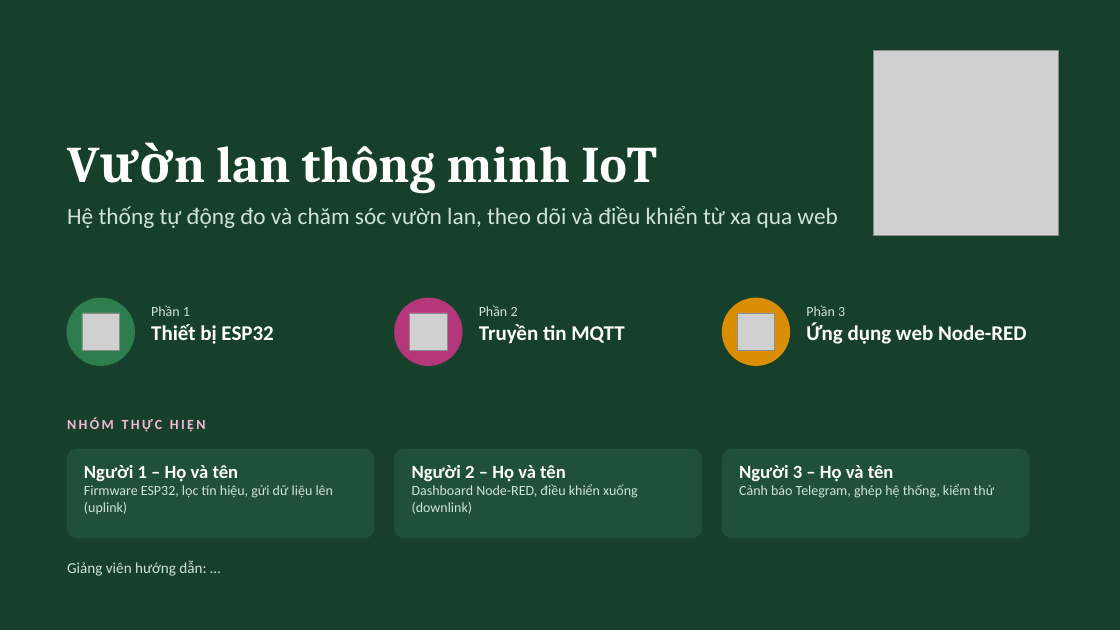
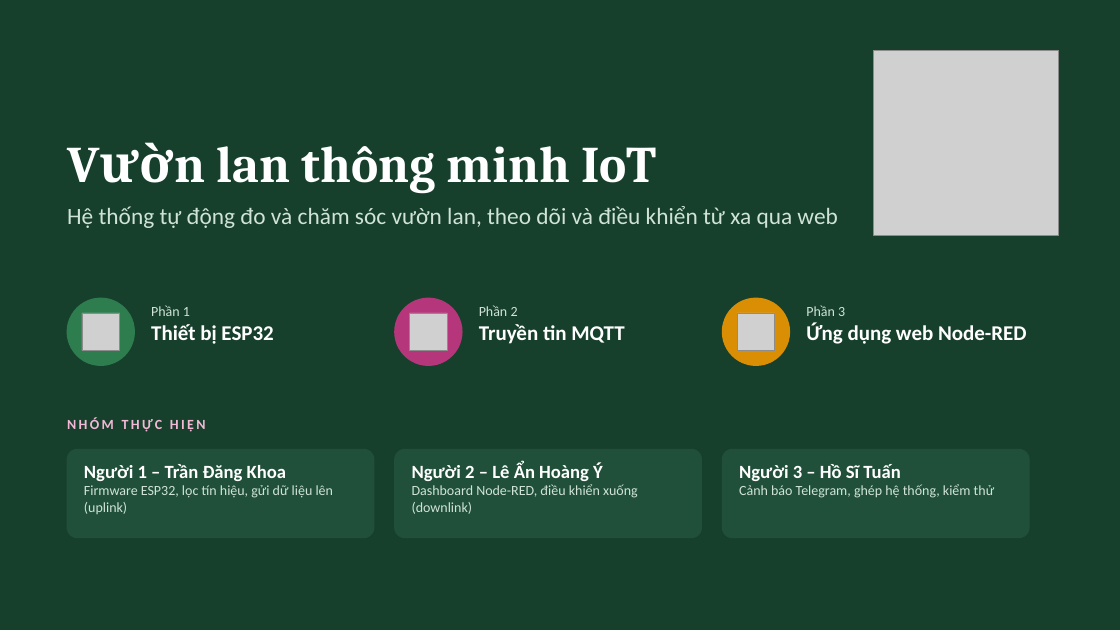
Before and after one commit to Khoa-Tr/orhid-software, a slide deck: slide 1 of docs/kien-truc-he-thong.pptx. Drawn at 1120x630 pixels with LibreOffice and Linux fonts; fonts in the diff are those of the drawing; grey boxes stand for pictures. Boxes give left, top, right and bottom in pixels: in the first picture for what was removed or moved away, otherwise in the second. Text is boxed around its words. In the diff, an @@ line names an element or a change of style, - is before the commit and + after.

```diff
--- a/docs/kien-truc-he-thong.pptx
+++ b/docs/kien-truc-he-thong.pptx
@@ text at (84, 464, 286, 481): text changed @@
-Người 1 – Họ và tên
+Người 1 – Trần Đăng Khoa
@@ text at (412, 462, 603, 481): text changed @@
-Người 2 – Họ và tên
+Người 2 – Lê Ẩn Hoàng Ý
@@ text at (739, 464, 900, 481): text changed @@
-Người 3 – Họ và tên
+Người 3 – Hồ Sĩ Tuấn
@@ text removed at (67, 561, 206, 576) @@
-Giảng viên hướng dẫn: …
```
Also in this commit, not shown: 1 other slide changed.
